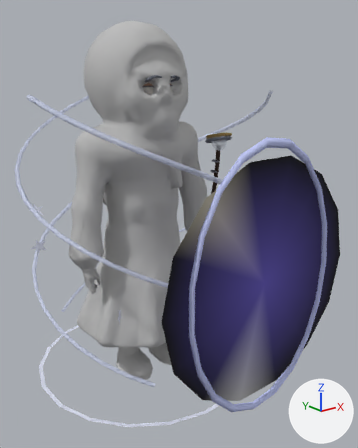
The glTF model client/art/creatures/wanderer.glb as it was, and as the next commit left it.
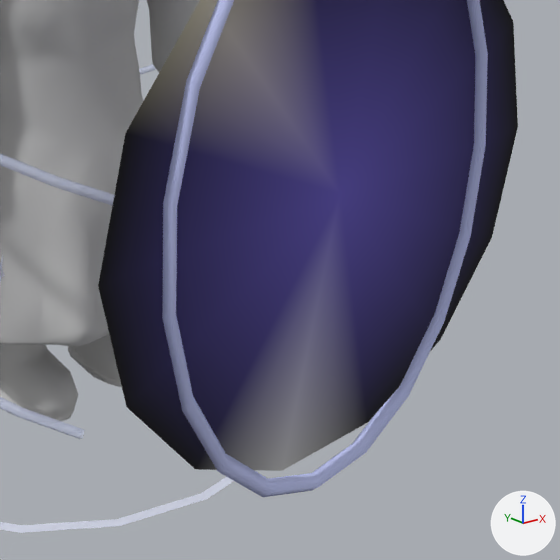
Each version appears first whole from a 50 mm camera at (-0.986, -1.45, 1.119) aimed at (0.057, -0.145, 0.597), and next in a close-up on the part from 33% to 100% of the width and 45% to 98% of the height. The axes (+X, +Y, +Z) are drawn at lower right. The lights are the same throughout. The first two pictures are the older version. Vertices at exactly the same position are counted once.

Script lines for the objects in view, before the commit:
```python
me_mesh_0 = bpy.data.meshes.new('Mesh_0')
me_mesh_0.from_pydata(...)  # 3047 vertices, 5704 faces; spans x -0.437..0.438, y -0.612..0.442, z -0.004..1.271
# faces by material slot: [4648, 1056]
me_mesh_0.materials.append(mat_creature)  # its picture is missing
me_mesh_0.materials.append(mat_creature_glass)
ob_mesh = bpy.data.objects.new('mesh', me_mesh_0)
ob_mesh.location = (0.0, 0.0, 0.0)
```
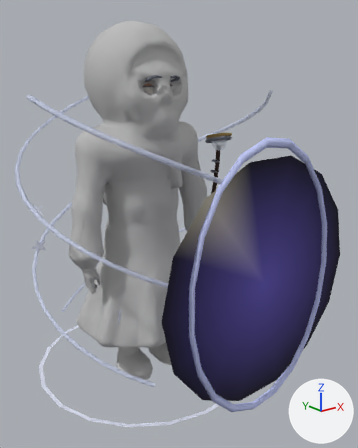
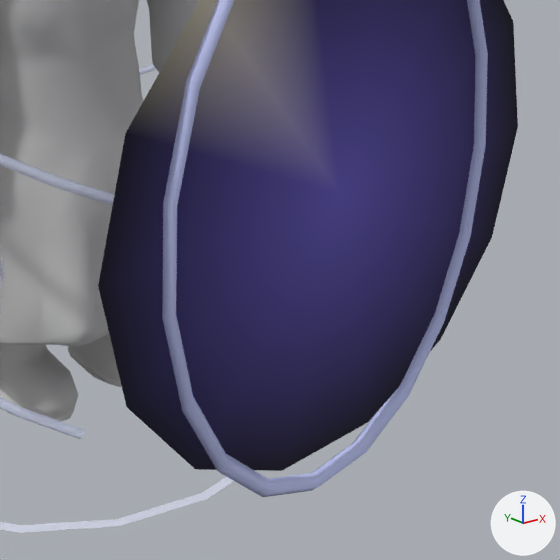
Where the change shows, as pixel boxes [x1, y1, x2, y2] in the close-ups (560 x 560 px):
part 1 of me_mesh_0, recoloured (darker): [199, 224, 366, 471] in both

Diff of the bpy script that builds the scene:
```diff
--- a/client/art/creatures/wanderer.glb.py
+++ b/client/art/creatures/wanderer.glb.py
@@ me_mesh_0 @@
 me_mesh_0.from_pydata(...)  # 3047 vertices, 5704 faces; spans x -0.437..0.438, y -0.612..0.442, z -0.004..1.271
 # used by ob_mesh; location = (0.0, 0.0, 0.0)
+# me_mesh_0 part 1: 14 faces centred in x -0.228..0.228, y -0.6, z 0.312..0.78 are repainted in the vertex colours; the middle colour goes from black #000000 to dark purple #160d2e
 me_mesh_0.materials.append(mat_creature)
```
